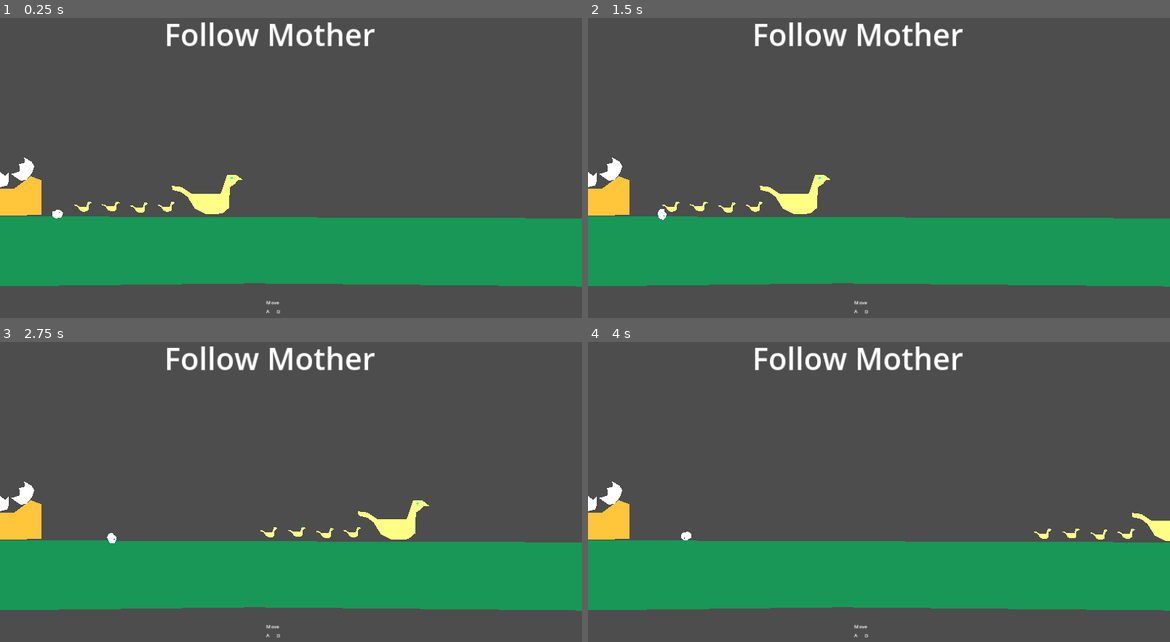
Above: before the commit, frames 1-4 (two rows, left to right).
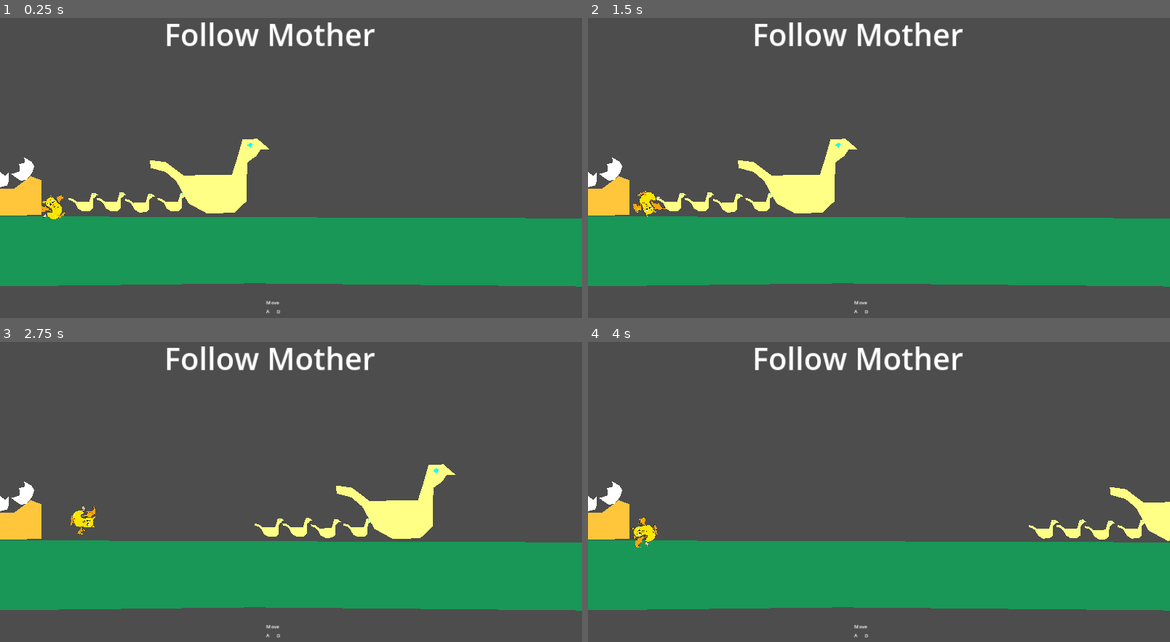
Above: after the commit, the same moments.

Repository: Blue-Smoke-Electronics/Duckling
Game: Godot game, scene res://levels/FollowMother/lvl_follow_mother.tscn
The game is run twice, just before and just after one commit, with the same random seed, the same clock (stepped at 60 frames per second) and the same inputs.
Inputs:
- Up to frame 1 (0.25 s): no input
- Up to frame 2 (1.5 s): tap Enter at 0.5 s; hold D (right) from 0.53 s (still down); tap Space (jump) at 0.6, 0.77, 1.07, 1.35 s
- Up to frame 3 (2.75 s): tap Space (jump) at 1.52, 1.82, 2.1 s; release D (right) at 2.03 s; hold A (left) from 2.03 s (still down)
- Up to frame 4 (4 s): release A (left) at 2.78 s; hold D (right) from 2.78 s (still down); tap Space (jump) at 2.85, 3.02, 3.32, 3.6, 3.77 s

The runs differ from the first frame. In frame 1, 1.9% of the frame differs, in the area x 7-47%, y 40-68%; in frame 2, 1.9%; in frame 3, 1.9%; in frame 4, 1.1%.

Commit message:
movment animation

Diff:
--- a/Duck/duck.tscn
+++ b/Duck/duck.tscn
@@ -1,12 +1,13 @@
 [gd_scene load_steps=2 format=3 uid="uid://cksu6jag1cpsj"]
 
 [sub_resource type="CircleShape2D" id="CircleShape2D_77q6y"]
-radius = 30.2655
+radius = 42.0476
 
 [node name="Duck" type="CharacterBody2D"]
 
 [node name="Sprite2D" type="Sprite2D" parent="."]
-scale = Vector2(0.25, 0.25)
+position = Vector2(6, 0)
+scale = Vector2(0.420731, 0.472306)
 
 [node name="Polygon2D" type="Polygon2D" parent="Sprite2D"]
 color = Color(1, 1, 0.521569, 1)
@@ -17,5 +18,5 @@
 polygon = PackedVector2Array(55, -126, 49, -122, 56, -117, 60, -124)
 
 [node name="CollisionShape2D" type="CollisionShape2D" parent="."]
-position = Vector2(-5, -30)
+position = Vector2(1, -41)
 shape = SubResource("CircleShape2D_77q6y")
--- a/Player/player.gd
+++ b/Player/player.gd
@@ -11,6 +11,7 @@
 @export var enable_jump = false
 @export var movement_curve : Curve
 @export var jump_curve : Curve
+@export var rotation_curve :Curve
 
 
 # Get the gravity from the project settings to be synced with RigidBody nodes.
@@ -22,6 +23,7 @@
 var jump_cnt : int = 0
 
 var submerged = false
+@onready var sprite_2d = %Sprite2D
 
 func _physics_process(delta):
 	# Add the gravity.
@@ -56,18 +58,24 @@
 
 	hold_time = clamp(hold_time,-MAX_HOLD_TIME,MAX_HOLD_TIME)
 
-	var movment = movement_curve.sample((hold_time/MAX_HOLD_TIME)/2+0.5)
+	#var movment = movement_curve.sample((hold_time/MAX_HOLD_TIME)/2+0.5)
+	rotation = rotation_curve.sample((hold_time/MAX_HOLD_TIME)/2+0.5)
+	var movment =  sin(rotation)
 
 	if Input.is_action_pressed("left"):
 		velocity.x = movment * SPEED
+		sprite_2d.play("walk")
 	elif Input.is_action_pressed("right"):
 		velocity.x = movment * SPEED
+		sprite_2d.play("walk")
 	else :
 		velocity.x =0
+		sprite_2d.play("Idle")
+
 
 	#print((hold_time/MAX_HOLD_TIME)/2+0.5, " : ", movement_curve.sample((hold_time/MAX_HOLD_TIME)/2+0.5))
 
-	rotation = hold_time/MAX_HOLD_TIME*PI
+	#rotation = rotation_curve.sample((hold_time/MAX_HOLD_TIME)/2+0.5) #movment#
 
 	if submerged:
 		velocity.x *= 0.3
--- a/Player/player.tscn
+++ b/Player/player.tscn
@@ -1,30 +1,88 @@
-[gd_scene load_steps=5 format=3 uid="uid://52h15fxtx2nf"]
+[gd_scene load_steps=16 format=3 uid="uid://52h15fxtx2nf"]
 
 [ext_resource type="Script" path="res://Player/player.gd" id="1_fxqub"]
 [ext_resource type="Curve" uid="uid://cn7wun2vmqt26" path="res://Player/movement_curve.tres" id="2_uv1y1"]
+[ext_resource type="Curve" uid="uid://02pfk4i4si6a" path="res://Player/jump_curve.tres" id="3_itgha"]
+[ext_resource type="Texture2D" uid="uid://cu0eija4rs4gf" path="res://Player/0001.png" id="4_3emov"]
+[ext_resource type="Texture2D" uid="uid://cj1yxs4ovg0sq" path="res://Player/front.png" id="4_j5lqw"]
+[ext_resource type="Texture2D" uid="uid://csg71qcqem0rg" path="res://Player/0002.png" id="5_m55ry"]
+[ext_resource type="Texture2D" uid="uid://dascm1aa2xnmn" path="res://Player/0003.png" id="6_hurqe"]
+[ext_resource type="Texture2D" uid="uid://qu5u84jx71cs" path="res://Player/0004.png" id="7_dy20e"]
+[ext_resource type="Texture2D" uid="uid://fy4jpd8wi4hy" path="res://Player/0005.png" id="8_tenly"]
+[ext_resource type="Texture2D" uid="uid://bxr76wou68qp4" path="res://Player/0006.png" id="9_rqah7"]
+[ext_resource type="Texture2D" uid="uid://bh4jp0w0xx2t5" path="res://Player/0007.png" id="10_f48g1"]
+[ext_resource type="Texture2D" uid="uid://2gx4e3sdxe4y" path="res://Player/0008.png" id="11_c1lav"]
 
-[sub_resource type="Curve" id="Curve_kmpy8"]
-min_value = -1.0
-_data = [Vector2(0, 0.335766), 0.0, 0.0, 0, 0, Vector2(0.169321, -0.290511), 0.0, 0.0, 0, 0, Vector2(0.347863, 0.905109), 0.0, 0.0, 0, 0, Vector2(0.502096, 0.373723), 0.0, 0.0, 0, 0, Vector2(0.661358, 0.981022), 0.0, 0.0, 0, 0, Vector2(0.998324, 1), 0.0, 0.0, 0, 0]
-point_count = 6
+[sub_resource type="Curve" id="Curve_li8kb"]
+min_value = -4.71
+max_value = 4.71
+_data = [Vector2(0, -2.18746), 0.0, 0.0, 0, 0, Vector2(0.501257, -0.635334), 5.33192, 5.33192, 0, 0, Vector2(0.527242, -0.313541), 0.0, 0.0, 0, 0, Vector2(0.564962, -0.349296), 8.34562, 8.34562, 0, 0, Vector2(0.662196, 0.937875), 11.3303, 11.3303, 0, 0, Vector2(0.791282, 3.80774), 5.70427, 5.70427, 0, 0, Vector2(1, 4.71), 7.9147, 0.0, 0, 0]
+point_count = 7
 
 [sub_resource type="CapsuleShape2D" id="CapsuleShape2D_6c5k4"]
-radius = 14.0
-height = 38.0
+radius = 35.0
+height = 90.0
+
+[sub_resource type="SpriteFrames" id="SpriteFrames_8khlp"]
+animations = [{
+"frames": [{
+"duration": 1.0,
+"texture": ExtResource("4_j5lqw")
+}],
+"loop": true,
+"name": &"Idle",
+"speed": 5.0
+}, {
+"frames": [{
+"duration": 1.0,
+"texture": ExtResource("4_3emov")
+}, {
+"duration": 1.0,
+"texture": ExtResource("5_m55ry")
+}, {
+"duration": 1.0,
+"texture": ExtResource("6_hurqe")
+}, {
+"duration": 1.0,
+"texture": ExtResource("7_dy20e")
+}, {
+"duration": 1.0,
+"texture": ExtResource("8_tenly")
+}, {
+"duration": 1.0,
+"texture": ExtResource("9_rqah7")
+}, {
+"duration": 1.0,
+"texture": ExtResource("10_f48g1")
+}, {
+"duration": 1.0,
+"texture": ExtResource("11_c1lav")
+}],
+"loop": true,
+"name": &"walk",
+"speed": 5.0
+}]
 
 [node name="Player" type="CharacterBody2D"]
 script = ExtResource("1_fxqub")
 movement_curve = ExtResource("2_uv1y1")
-jump_curve = SubResource("Curve_kmpy8")
+jump_curve = ExtResource("3_itgha")
+rotation_curve = SubResource("Curve_li8kb")
 
 [node name="CollisionShape2D" type="CollisionShape2D" parent="."]
-position = Vector2(1, -19)
+position = Vector2(1, -46)
 shape = SubResource("CapsuleShape2D_6c5k4")
 
-[node name="Sprite2D" type="Sprite2D" parent="."]
+[node name="Sprite2D" type="AnimatedSprite2D" parent="."]
+unique_name_in_owner = true
+position = Vector2(-5, -32)
+scale = Vector2(0.0979167, 0.105324)
+sprite_frames = SubResource("SpriteFrames_8khlp")
+animation = &"Idle"
+frame_progress = 0.956427
 
 [node name="Polygon2D" type="Polygon2D" parent="Sprite2D"]
-position = Vector2(6, -15)
+position = Vector2(-114.545, 201.818)
 polygon = PackedVector2Array(-7, -16, -14, -10, -22, -9, -23, 5, -12, 14, 8, 10, 13, -4, 4, -13)
 
 [node name="Polygon2D2" type="Polygon2D" parent="Sprite2D"]
--- a/fox/fox.tscn
+++ b/fox/fox.tscn
@@ -22,7 +22,6 @@
 shape = SubResource("RectangleShape2D_7gas1")
 
 [node name="Timer" type="Timer" parent="."]
-wait_time = 3.0
 
 [connection signal="body_entered" from="." to="." method="_on_body_entered"]
 [connection signal="timeout" from="Timer" to="." method="_on_timer_timeout"]
--- a/levels/FollowMother/lvl_follow_mother.tscn
+++ b/levels/FollowMother/lvl_follow_mother.tscn
@@ -133,7 +133,7 @@
 position = Vector2(-101, 50)
 
 [node name="Duckling2" parent="Ducks" instance=ExtResource("3_y2ya7")]
-position = Vector2(-255, 40)
+position = Vector2(-237, 40)
 
 [node name="Duckling3" parent="Ducks" instance=ExtResource("3_y2ya7")]
 position = Vector2(-344, 43)
Binary file added: Player/0001.png
Not shown, added: Player/0001.png.import
Binary file added: Player/0002.png
Not shown, added: Player/0002.png.import
Binary file added: Player/0003.png
Not shown, added: Player/0003.png.import
Binary file added: Player/0004.png
Not shown, added: Player/0004.png.import
Binary file added: Player/0005.png
Not shown, added: Player/0005.png.import
Binary file added: Player/0006.png
Not shown, added: Player/0006.png.import
(and 6 more such lines)
